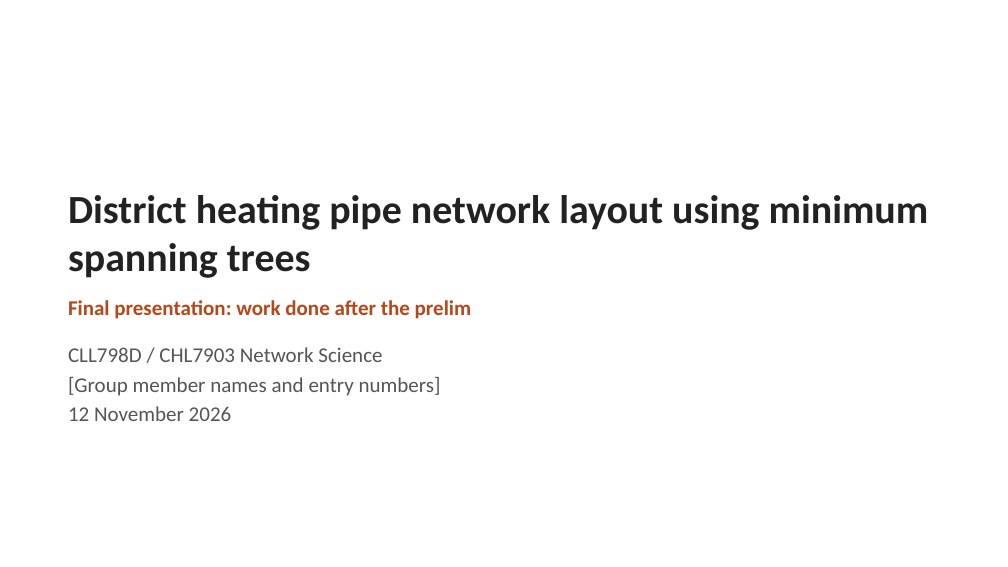
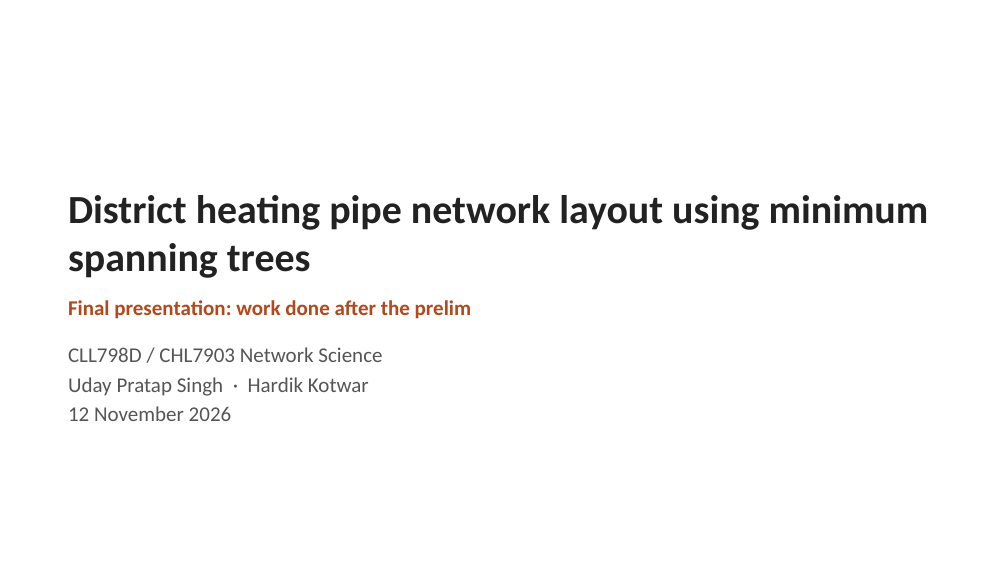
Before and after one commit to uday338/heat-distribution-optimization-using-MST, a slide deck: slide 1 of build/CLL798_final_detailed.pptx. Drawn at 1008x567 pixels with LibreOffice and Linux fonts; fonts in the diff are those of the drawing. Boxes give left, top, right and bottom in pixels: in the first picture for what was removed or moved away, otherwise in the second. Text is boxed around its words. In the diff, an @@ line names an element or a change of style, - is before the commit and + after.

```diff
--- a/build/CLL798_final_detailed.pptx
+++ b/build/CLL798_final_detailed.pptx
@@ text at (x1=68, y1=377, x2=369, y2=396): text changed @@
-[Group member names and entry numbers]
+Uday Pratap Singh · Hardik Kotwar
```
Also in this commit, not shown: 1 other file.
